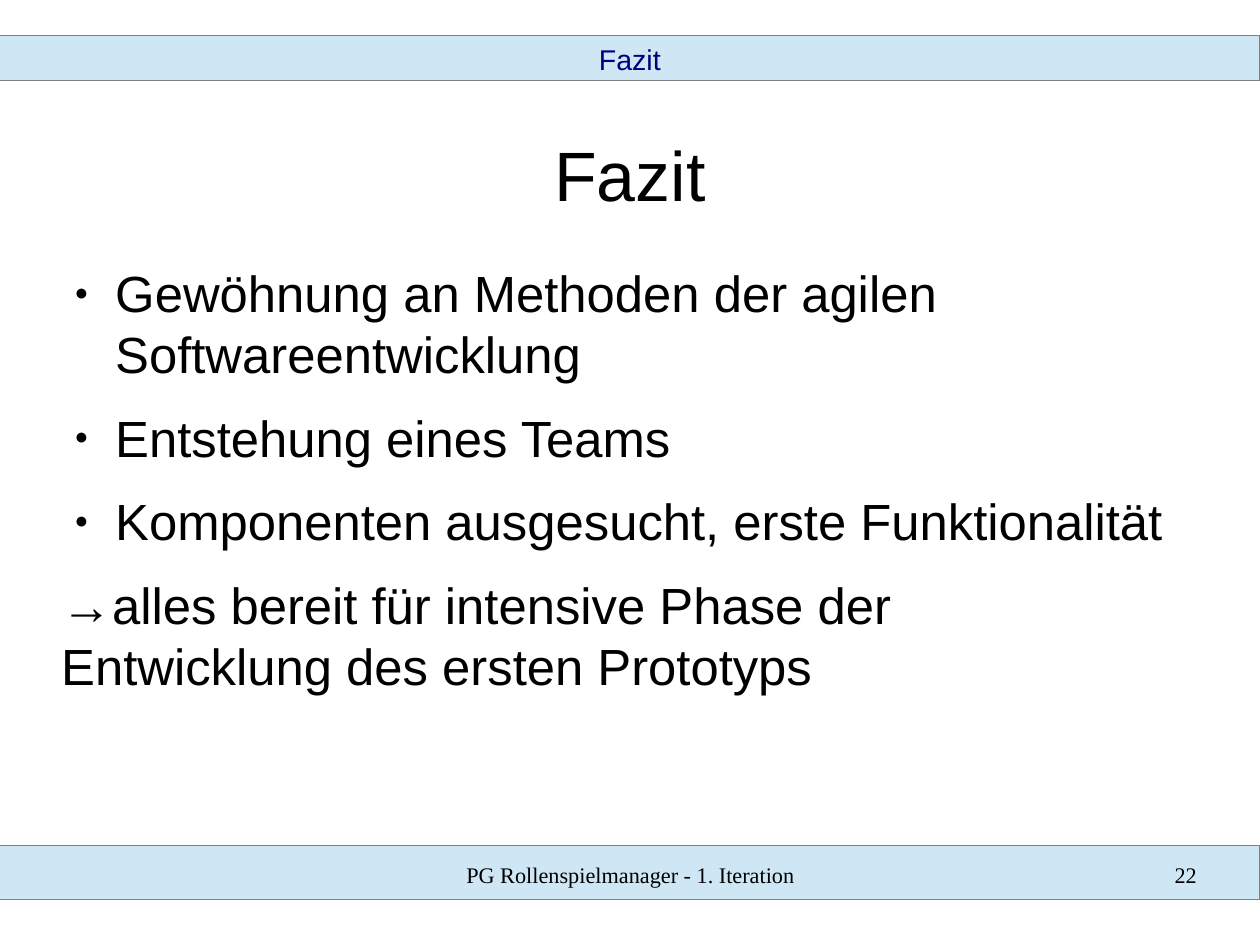
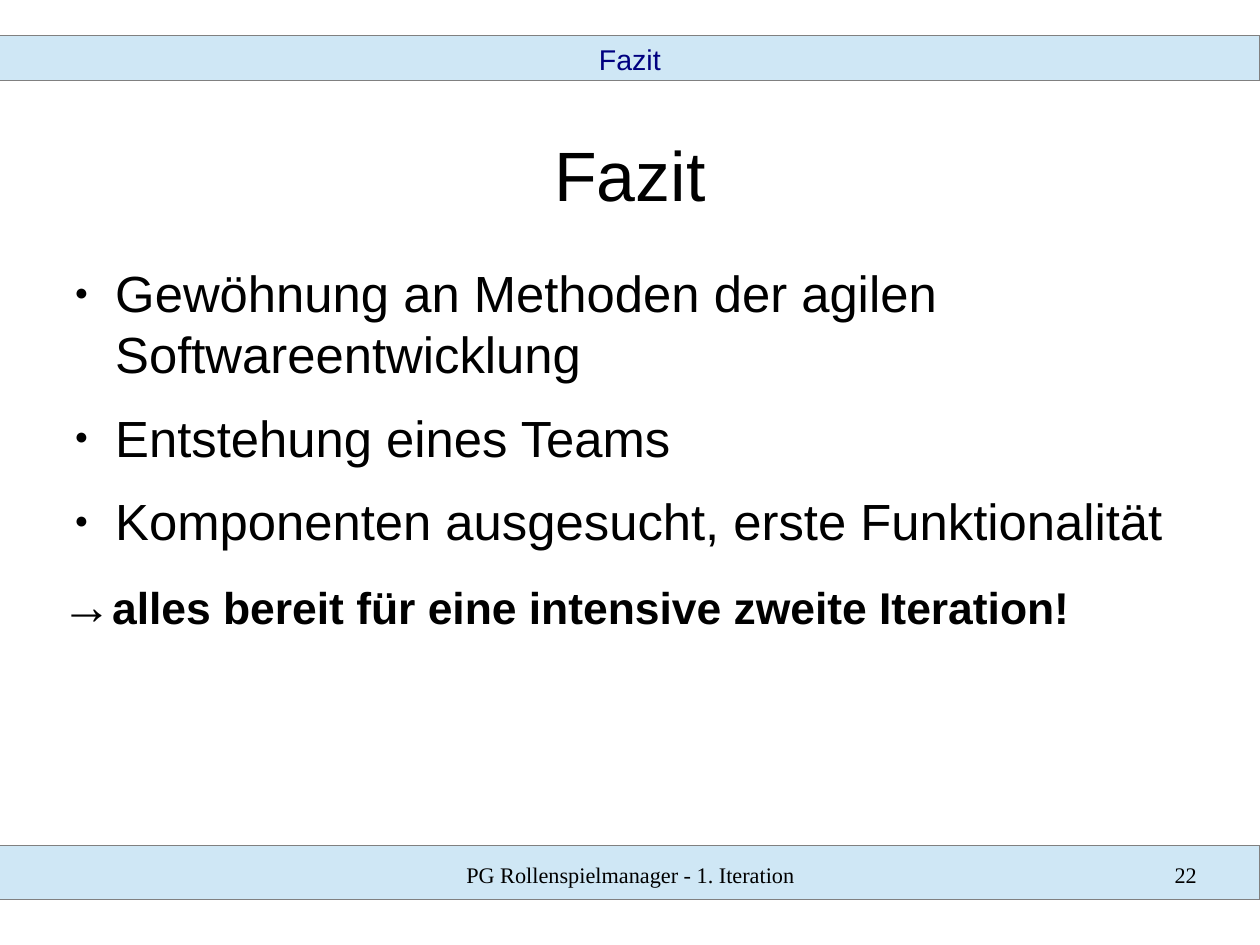
Before and after one commit to SWT-Projektgruppe-2015/Rollenspielmanager, a slide deck: slide 22 of Dokumente/01 Iteration/vortrag.odp. Drawn at 1260x945 pixels with LibreOffice and Linux fonts; fonts in the diff are those of the drawing. Boxes give left, top, right and bottom in pixels: in the first picture for what was removed or moved away, otherwise in the second. Text is boxed around its words. In the diff, an @@ line names an element or a change of style, - is before the commit and + after.

```diff
--- a/Dokumente/01 Iteration/vortrag.odp
+++ b/Dokumente/01 Iteration/vortrag.odp
@@ text at bbox=[112, 591, 1069, 625]: text changed; size 32 to 28 pt; bold on @@
-→alles bereit für intensive Phase der Entwicklung des ersten Prototyps
+→alles bereit für eine intensive zweite Iteration!
```
Also in this commit, not shown: 1 other slide changed, 1 other file.
